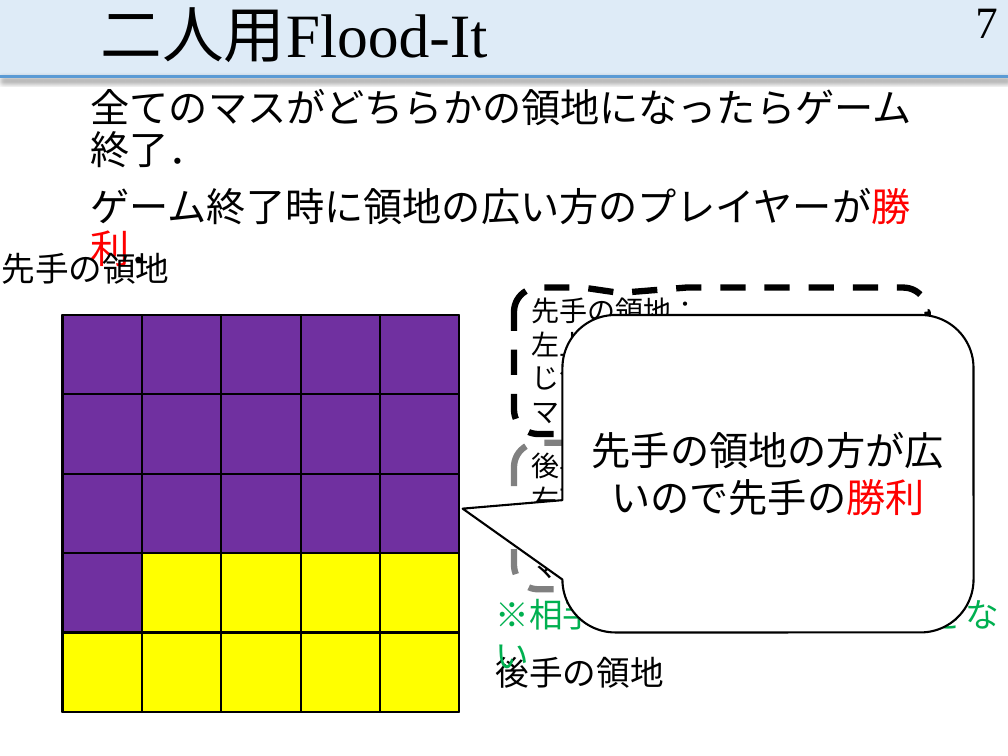
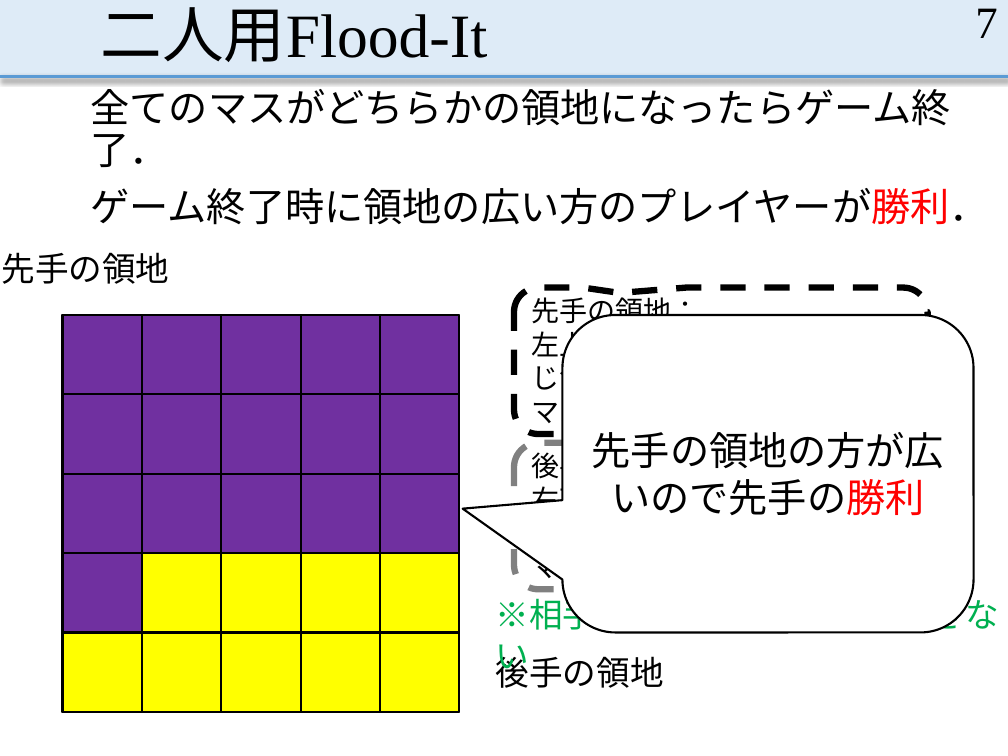
Before and after one commit to MasayaOda/SR, a slide deck: slide 7 of 小田卒論発表 - コピー.pptx. Drawn at 1008x756 pixels with LibreOffice and Linux fonts; fonts in the diff are those of the drawing. Boxes give left, top, right and bottom in pixels: in the first picture for what was removed or moved away, otherwise in the second. Text is boxed around its words. In the diff, an @@ line names an element or a change of style, - is before the commit and + after.

```diff
--- a/小田卒論発表 - コピー.pptx
+++ b/小田卒論発表 - コピー.pptx
@@ text "全てのマスがどちらかの領地になったらゲーム終了．" rewrapped from (91,82,912,274) to (91,82,989,225) @@
```
Also in this commit, not shown: 24 other slides changed, 1 slide added.
